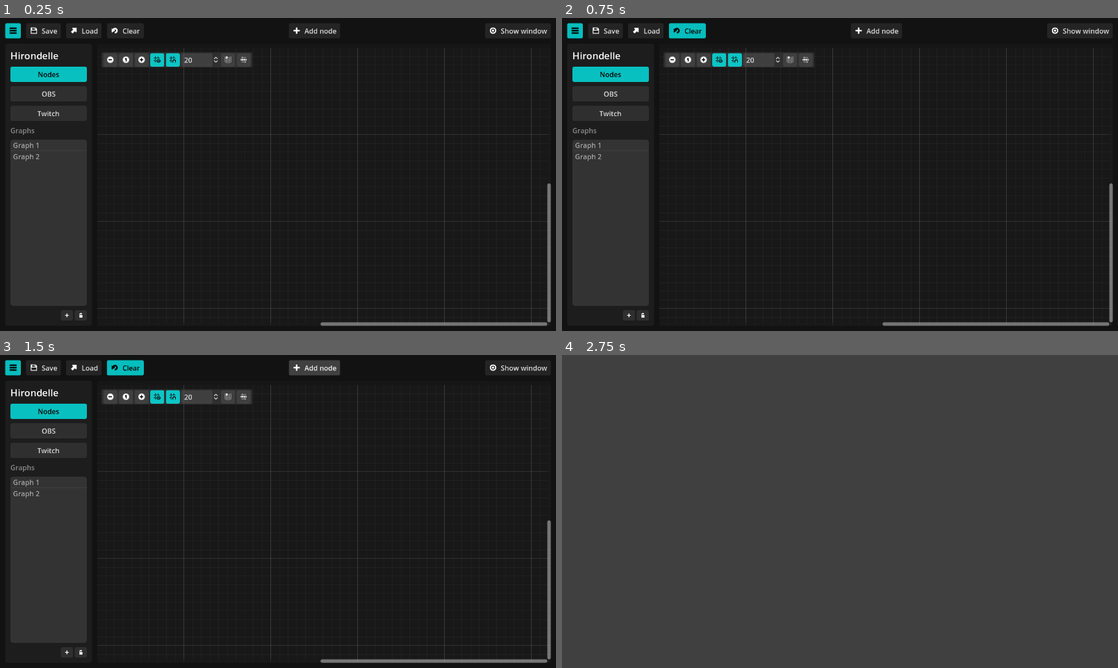
Above: before the commit, frames 1-4 (two rows, left to right).
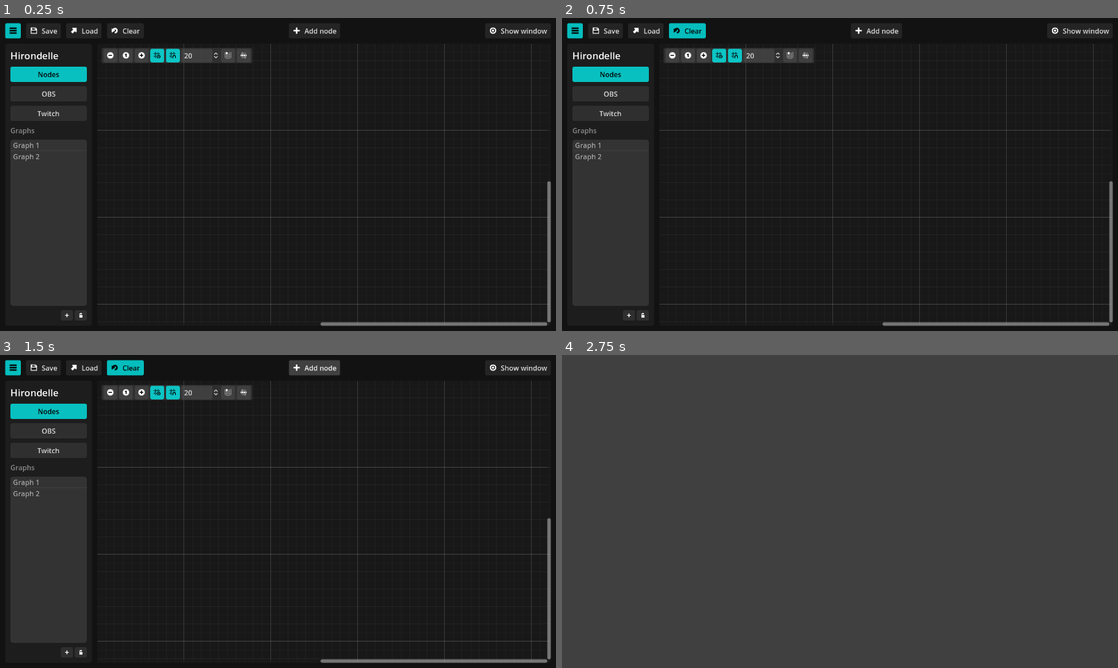
Above: after the commit, the same moments.

Repository: open-source-church/hirondelle-godot
Game: Godot game, scene res://scenes/controls/test.tscn
The game is run twice, just before and just after one commit, with the same random seed, the same clock (stepped at 60 frames per second) and the same inputs.
Inputs:
- Up to frame 1 (0.25 s): no input
- Up to frame 2 (0.75 s): click "Clear" at 0.5 s
- Up to frame 3 (1.5 s): click "Add node" at 1.25 s
- Up to frame 4 (2.75 s): click "Show window" at 2 s

The runs differ from the first frame. In frame 1, 1.4% of the frame differs, in the area x 17-100%, y 8-92%; in frame 2, 1.4%; in frame 3, 1.4%; in frame 4, nothing differs.

Commit message:
Removes connection on clic

Diff:
--- a/scenes/controls/test.tscn
+++ b/scenes/controls/test.tscn
@@ -1,7 +1,7 @@
 [gd_scene load_steps=16 format=3 uid="uid://ify8n5m8sqwh"]
 
 [ext_resource type="Script" path="res://scenes/controls/test.gd" id="1_6p6jm"]
-[ext_resource type="Script" path="res://scenes/nodes/graph_edit_test.gd" id="1_s4m1c"]
+[ext_resource type="Script" path="res://scenes/nodes/h_graph_edit.gd" id="1_s4m1c"]
 [ext_resource type="PackedScene" uid="uid://b2ohh7hvqfpk5" path="res://scenes/obs_view.tscn" id="2_v0q7l"]
 [ext_resource type="Texture2D" uid="uid://c6mkw48hcb5hy" path="res://themes/kenney-game-icons/vector_whiteIcons.svg" id="3_5tveq"]
 [ext_resource type="PackedScene" uid="uid://0kw6fnk07v5x" path="res://scenes/window/h_window.tscn" id="7_vwegq"]
@@ -212,18 +212,10 @@
 layout_mode = 2
 metadata/_tab_index = 0
 
-[node name="MarginContainer" type="MarginContainer" parent="MarginContainer/VBoxContainer/Nodes/Tabs/Nodes"]
-layout_mode = 2
-theme_override_constants/margin_left = 3
-theme_override_constants/margin_top = 3
-theme_override_constants/margin_right = 3
-theme_override_constants/margin_bottom = 3
-
 [node name="GraphEdit" type="GraphEdit" parent="MarginContainer/VBoxContainer/Nodes/Tabs/Nodes"]
 unique_name_in_owner = true
 layout_mode = 2
 size_flags_vertical = 3
-right_disconnects = true
 minimap_enabled = false
 script = ExtResource("1_s4m1c")
 
@@ -231,10 +223,8 @@
 visible = false
 z_index = -1
 layout_mode = 0
-offset_left = 200.0
-offset_top = 200.0
-offset_right = 232.0
-offset_bottom = 232.0
+offset_right = 32.0
+offset_bottom = 32.0
 texture = SubResource("GradientTexture2D_xb823")
 
 [node name="OBS" type="MarginContainer" parent="MarginContainer/VBoxContainer/Nodes/Tabs"]
--- a/scenes/nodes/graph_edit_test.gd
+++ b/scenes/nodes/h_graph_edit.gd
@@ -91,6 +91,7 @@
 ## Clickable ports
 func _gui_input(event: InputEvent) -> void:
 	if event is InputEventMouseMotion:
+		# Ports
 		var hover_port = get_hover_port(event.position)
 		if hover_port:
 			selection_rect.scale = Vector2.ONE * zoom
@@ -99,11 +100,22 @@
 		else:
 			mouse_default_cursor_shape = Control.CURSOR_ARROW
 		selection_rect.visible = hover_port != {}
+
+		# Connection: change mouse cursor when hovering
+		var connection = get_closest_connection_at_point(event.position)
+		if connection:
+			mouse_default_cursor_shape = Control.CURSOR_POINTING_HAND
+
 	if event is InputEventMouseButton:
 		if event.button_index == MOUSE_BUTTON_LEFT and not event.pressed:
 			var hover_port = get_hover_port(event.position)
 			if hover_port:
 				hover_port.node.port_clicked.emit(hover_port.node.get_port_name(hover_port.side, hover_port.index))
+
+			# Connection: remove connection
+			var connection = get_closest_connection_at_point(event.position)
+			if not hover_port and connection:
+				connections.remove_connection_godot(connection.from_node, connection.from_port, connection.to_node, connection.to_port)
 
 ## Return a node's port that is hovered by `pos` (global).
 func get_hover_port(pos : Vector2) -> Dictionary:
Renamed: scenes/nodes/graph_connections.gd -> scenes/nodes/h_graph_connections.gd
